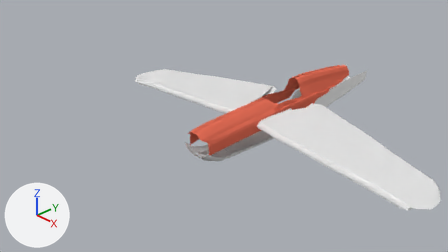
The Blender file Models/Vehicles/Air/Garbania/AstarteP51/AstarteP51.blend as it was, and as the next commit left it.
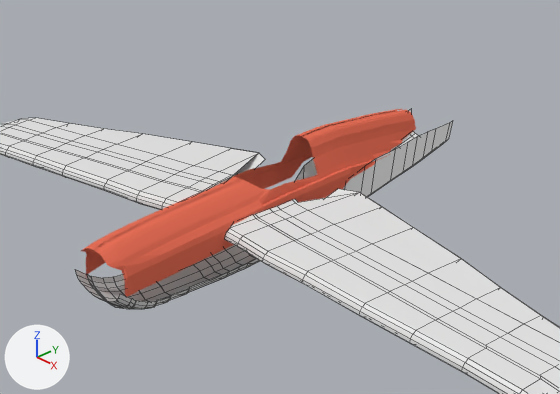
Each version appears first from the file's camera 'Camera', and next in a close-up on the part from 33% to 93% of the width and 5% to 80% of the height. The axes (+X, +Y, +Z) are drawn at lower left. The lights are the same throughout. The close-ups show mesh edges as thin lines.

The first close-up shows 'Plane', 'leftWing', 'rightWing', 'topRedBody'.
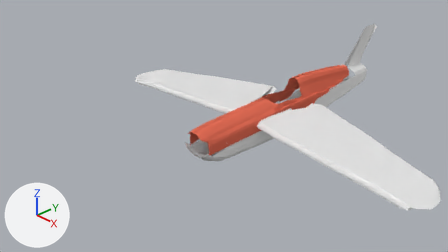
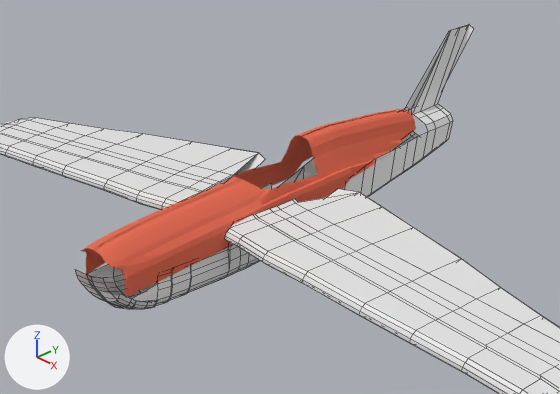
Commit message: Ïn the year 3030 Queen Astarte has taken to the skies ..

What differs and where, as boxes (x1, y1, x2, y2) in the close-ups (560 x 394 px):
'Plane', reshaped (42% taller)
    before: (75, 109, 453, 309)
    after: (75, 24, 473, 309)
part 1 of me_plane_003, added
    after: (88, 24, 473, 302)

Patch to the scene script:
```diff
--- a/Models/Vehicles/Air/Garbania/AstarteP51/AstarteP51.blend.py
+++ b/Models/Vehicles/Air/Garbania/AstarteP51/AstarteP51.blend.py
@@ me_plane_003 @@
 # used by ob_plane; location = (-0.009, -0.267, -0.28); rotation_euler = (-0.662, 0.0, 0.0), in degrees (-38, 0, 0); scale = (0.0533, 0.106, 1.0)
-me_plane_003.from_pydata(...)  # 208 vertices, 144 faces, 3 loose edges; spans x -1.0..7.1, y -1.9..46.4, z 0.0..4.4
+me_plane_003.from_pydata(...)  # 282 vertices, 196 faces, 5 loose edges; spans x -1.3..7.2, y -1.9..46.4, z 0.0..5.8
+# me_plane_003 part 1
+# 63 vertices are added at x -1.3..7.2, y 1.1..43.2, z 0.4..5.8
+# 6 new vertices lie (0.1, -0.6, 0.1) away from vertices in x 6.6..7.1, y 3.9..13.2, z 0.3..0.9
+# 5 new vertices lie (-0.1, -0.9, 0.1) away from vertices in x 6.8, y 12.3..24.0, z 1.0..2.0
+# 2 loose edges are added
+# 52 new faces join them
```
